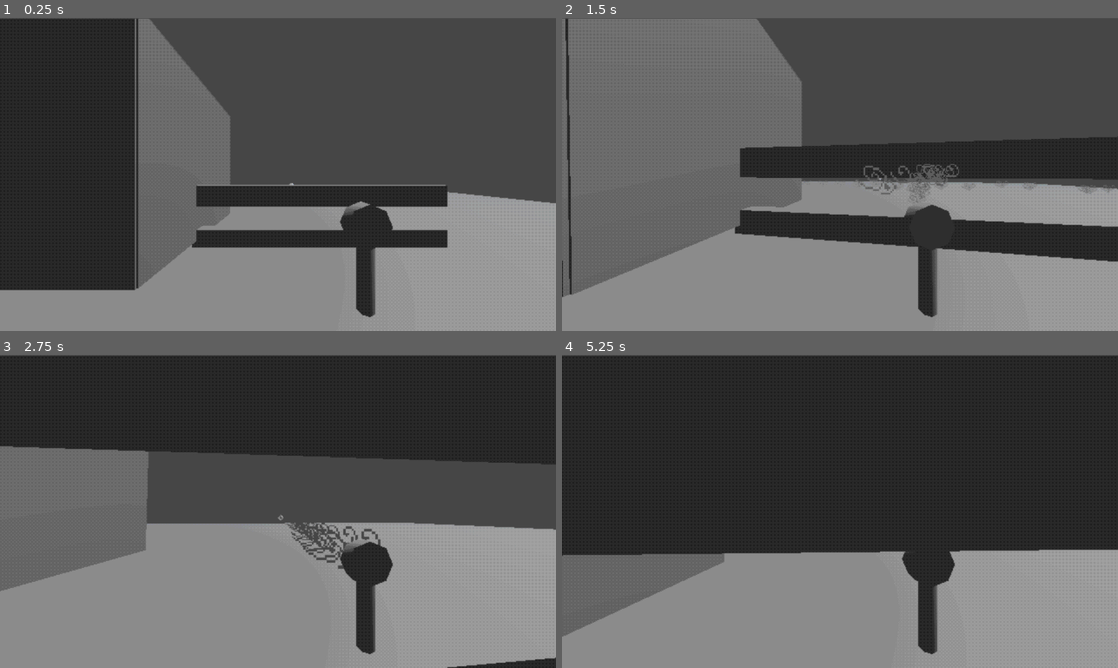
Above: before the commit, frames 1-4 (two rows, left to right).
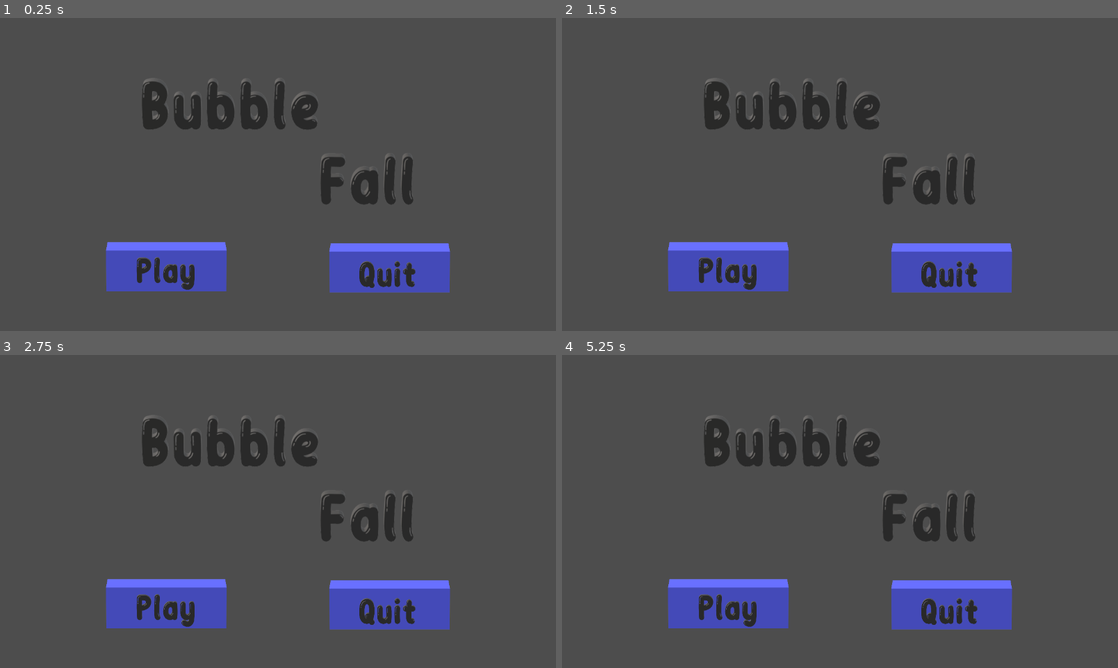
Above: after the commit, the same moments.

Repository: electrp/ggj25
Game: Godot game, scene res://levels/lvl_MainMenu.tscn
Two runs of this game, one before a commit and one after it. Both use one fixed random seed, a clock stepped at 60 frames per second and the inputs below. Before the commit the project starts from res://levels/lvl_RoomTest.tscn.
Inputs (mouse positions are in pixels of both pictures, inside the frame that each line leads up to):
- Up to frame 1 (0.25 s): no input
- Up to frame 2 (1.5 s): move the mouse to (867, 174) at 0.52 s; press the mouse at (867, 174) at 0.53 s; hold Up (ui_up) from 0.53 s (still down); tap Space (ui_accept) at 0.77 s; move the mouse to (812, 174) at 1.27 s; release the mouse at (812, 174) at 1.28 s; click (812, 174) at 1.35 s
- Up to frame 3 (2.75 s): keep holding Up (ui_up); tap Space (ui_accept) at 1.52 s; move the mouse to (289, 505) at 2.02 s; press the mouse at (289, 505) at 2.03 s
- Up to frame 4 (5.25 s): keep holding Up (ui_up); move the mouse to (834, 517) at 2.77 s; release the mouse at (834, 517) at 2.78 s; click (834, 517) at 2.85 s; tap Space (ui_accept) at 3.02, 3.77, 4.52 s; move the mouse to (878, 514) at 3.52 s; press the mouse at (878, 514) at 3.53 s; move the mouse to (795, 508) at 4.27 s; release the mouse at (795, 508) at 4.28 s; click (795, 508) at 4.35 s; move the mouse to (845, 511) at 5.02 s; press the mouse at (845, 511) at 5.03 s

The runs differ from the first frame. In frame 1, 64% of the frame differs, in the area x 0-100%, y 0-100%; in frame 2, 69%; in frame 3, 80%; in frame 4, 94%.

Commit message:
main menu

Diff:
--- a/ggj25/project.godot
+++ b/ggj25/project.godot
@@ -12,7 +12,7 @@
 
 config/name="BUBBLEFALL"
 config/version="1.0"
-run/main_scene="res://levels/lvl_RoomTest.tscn"
+run/main_scene="res://levels/lvl_MainMenu.tscn"
 config/features=PackedStringArray("4.3", "Forward Plus")
 config/icon="res://icon.svg"
 
